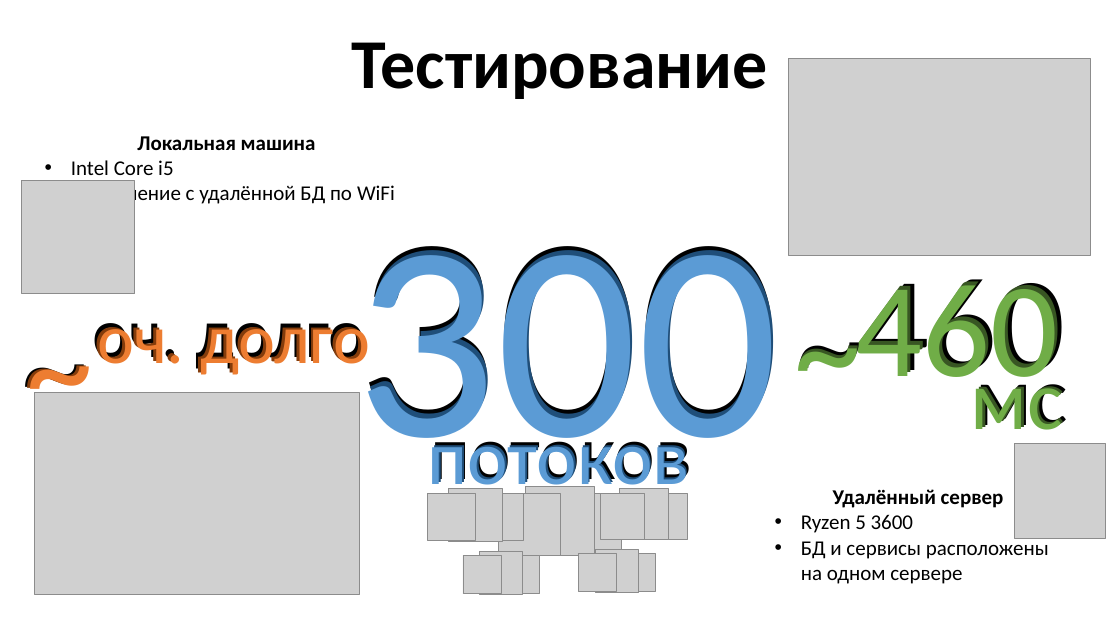
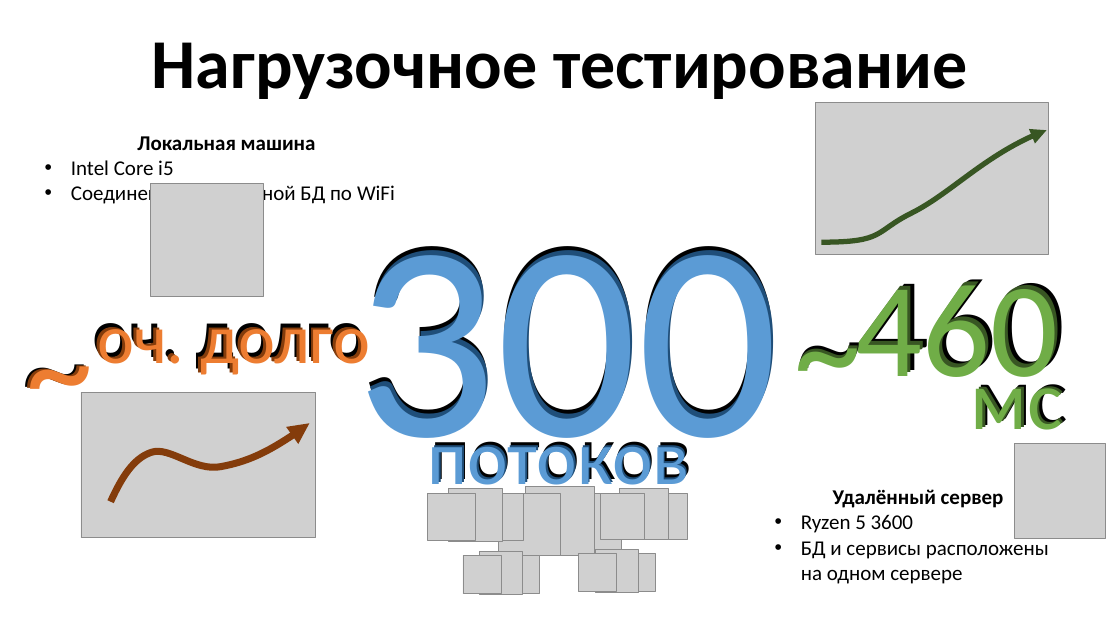
Before and after one commit to YoungTeurus/CreditAndUserServices, a slide deck: slide 15 of docs/Java 3 - presentation (without animation).pptx. Drawn at 1120x630 pixels with LibreOffice and Linux fonts; fonts in the diff are those of the drawing; grey boxes stand for pictures. Boxes give left, top, right and bottom in pixels: in the first picture for what was removed or moved away, otherwise in the second. Text is boxed around its words. In the diff, an @@ line names an element or a change of style, - is before the commit and + after.

```diff
--- a/docs/Java 3 - presentation (without animation).pptx
+++ b/docs/Java 3 - presentation (without animation).pptx
@@ text at (152, 42, 968, 105): text changed @@
-Тестирование
+Нагрузочное тестирование
@@ picture: place and size @@
-picture at (789, 59, 1091, 255)
+picture at (816, 103, 1049, 254)
@@ freeform shape added at (822, 130, 1047, 242), outline #385723 4.5 pt @@
@@ picture: place and size @@
-picture at (22, 181, 135, 294)
+picture at (150, 183, 264, 297)
@@ picture: place and size @@
-picture at (34, 392, 360, 594)
+picture at (81, 392, 316, 539)
@@ freeform shape added at (111, 423, 310, 502), outline #843C0B 6 pt @@
```
Also in this commit, not shown: 3 other slides changed.
